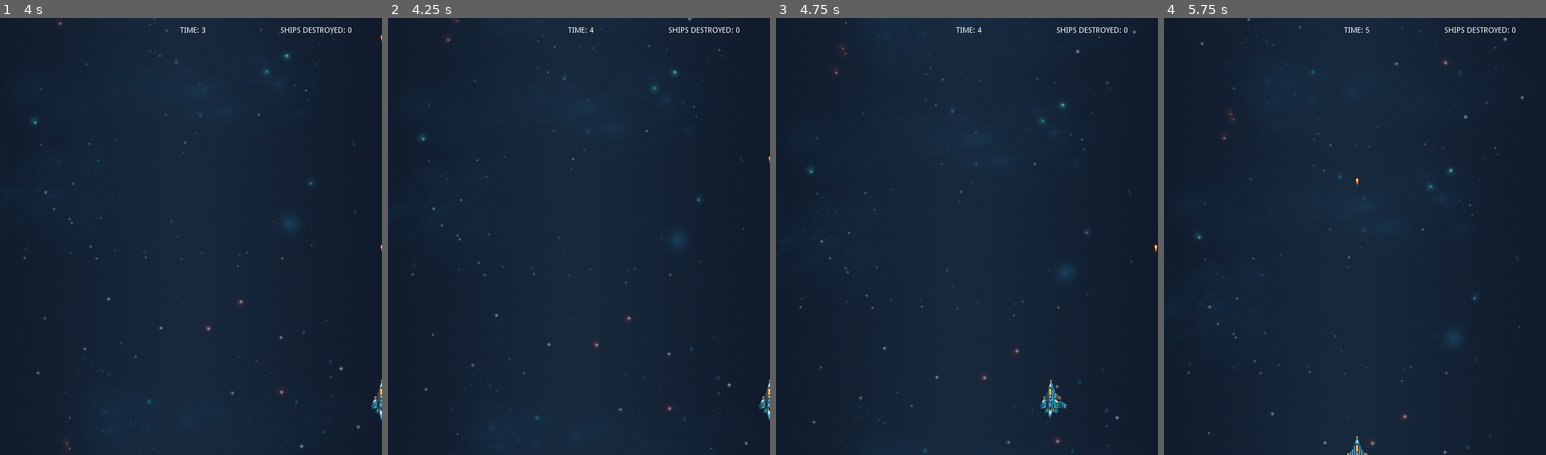
Above: before the commit, frames 1-4 (left to right).
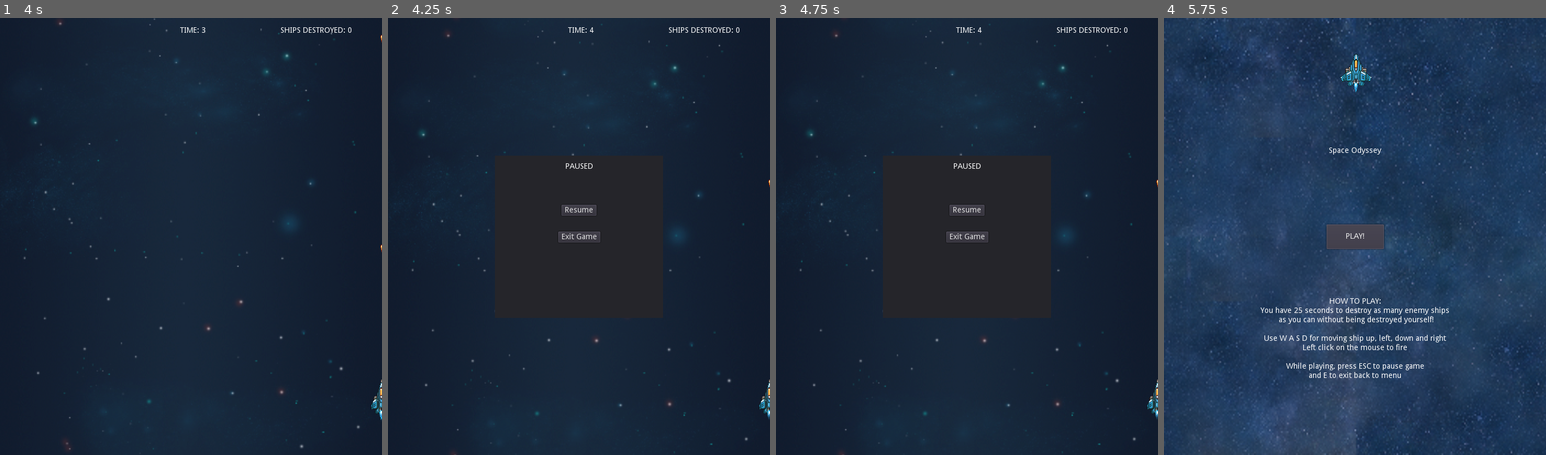
Above: after the commit, the same moments.

Repository: jdibble21/FP-Space-Odyssey
Game: Godot game, scene res://src/LevelTwo/LevelTwo.tscn
The game is run twice, just before and just after one commit, with the same random seed, the same clock (stepped at 60 frames per second) and the same inputs. This scene is started directly instead of the project's main scene.
Inputs (mouse positions are in pixels of both pictures, inside the frame that each line leads up to):
- Up to frame 1 (4 s): move the mouse to (275, 214) at 0.52 s; hold D (move_right) 0.53-1.28 s; click (275, 214) at 0.6 s; move the mouse to (114, 258) at 1.27 s; hold S (move_down) 1.28-2.03 s; click (114, 258) at 1.35 s; move the mouse to (229, 140) at 2.02 s; hold D (move_right) 2.03-2.78 s; click (229, 140) at 2.1 s; move the mouse to (171, 323) at 2.77 s; hold W (move_up) 2.78-3.53 s; click (171, 323) at 2.85 s; move the mouse to (305, 302) at 3.52 s; hold A (move_left) from 3.53 s (still down); click (305, 302) at 3.6 s
- Up to frame 2 (4.25 s): keep holding A (move_left); tap Escape (pause_game) at 4.15 s
- Up to frame 3 (4.75 s): keep holding A (move_left); move the mouse to (852, 170) at 4.27 s; click (852, 170) at 4.35 s
- Up to frame 4 (5.75 s): tap E (return_to_menu) at 4.9 s; move the mouse to (1374, 236) at 5.02 s; release A (move_left) at 5.03 s; hold S (move_down) from 5.03 s (still down); click (1374, 236) at 5.1 s

Frame 1 is identical in both runs. In frame 2, 1.1% of the frame differs, in the area x 6-100%, y 0-100%; in frame 3, 1.7%; in frame 4, 93%, in the area x 0-100%, y 0-100%.

Commit message:
Add leveltwo script

Diff:
--- a/project/project.godot
+++ b/project/project.godot
@@ -23,7 +23,7 @@
 
 window/size/width=700
 window/size/height=800
-window/stretch/mode="viewport"
+window/stretch/mode="2d"
 window/stretch/aspect="keep"
 
 [input]
--- a/project/src/LevelTwo/LevelTwo.gd
+++ b/project/src/LevelTwo/LevelTwo.gd
@@ -26,3 +26,52 @@
 	_background.motion_offset.y += SPEED
 	$HUD/TimeLabel.text = "TIME: " + str(_HUD.rounded_time)
 	$HUD/ScoreLabel.text = "SHIPS DESTROYED: " + str(_ships_destroyed)
+
+func _process(_delta):
+	if Input.is_action_pressed("pause_game"):
+		_on_pause_pressed()
+	if Input.is_action_pressed("return_to_menu"):
+		queue_free()
+		get_tree().get_root().add_child(_menu_scene.instance())
+	if _HUD.rounded_time >= 25:
+		_on_time_finished()
+
+
+func _on_player_defeat():
+	$HazardTimer.stop()
+	$HUD.set_process(false)
+	$MusicLoop.stop()
+	$HUD/DefeatLabel.show()
+	$HUD/FinalScoreLabel.show()
+	$HUD/FinalScoreLabel.text = "Total Ships Destroyed: " + str(_ships_destroyed)
+	$ShipSpawns/FormationSpawnTimer.stop()
+	$Player.queue_free()
+
+
+func _on_time_finished():
+	$HazardTimer.stop()
+	$HUD.set_process(false)
+	$HUD/GameOverLabel.show()
+	$HUD/FinalScoreLabel.show()
+	$HUD/FinalScoreLabel.text = "Total Ships Destroyed: " + str(_ships_destroyed)
+	$MusicLoop.stop()
+	set_physics_process(false)
+	$ShipSpawns/FormationSpawnTimer.stop()
+	$Player/ShipExhaustSprite.hide()
+	$Player/ShipSprite.hide()
+	$Player.set_process(false)
+
+
+func _on_pause_pressed():
+	get_tree().paused = true
+	$PauseMenu/PausePanel.show()
+
+
+func _add_score():
+	_ships_destroyed += 1
+
+
+func _on_hazard_timer_timeout():
+	# Refactor to randomly add different types later
+	var _new_hazard = _asteroid_one.instance()
+	add_child(_new_hazard)
